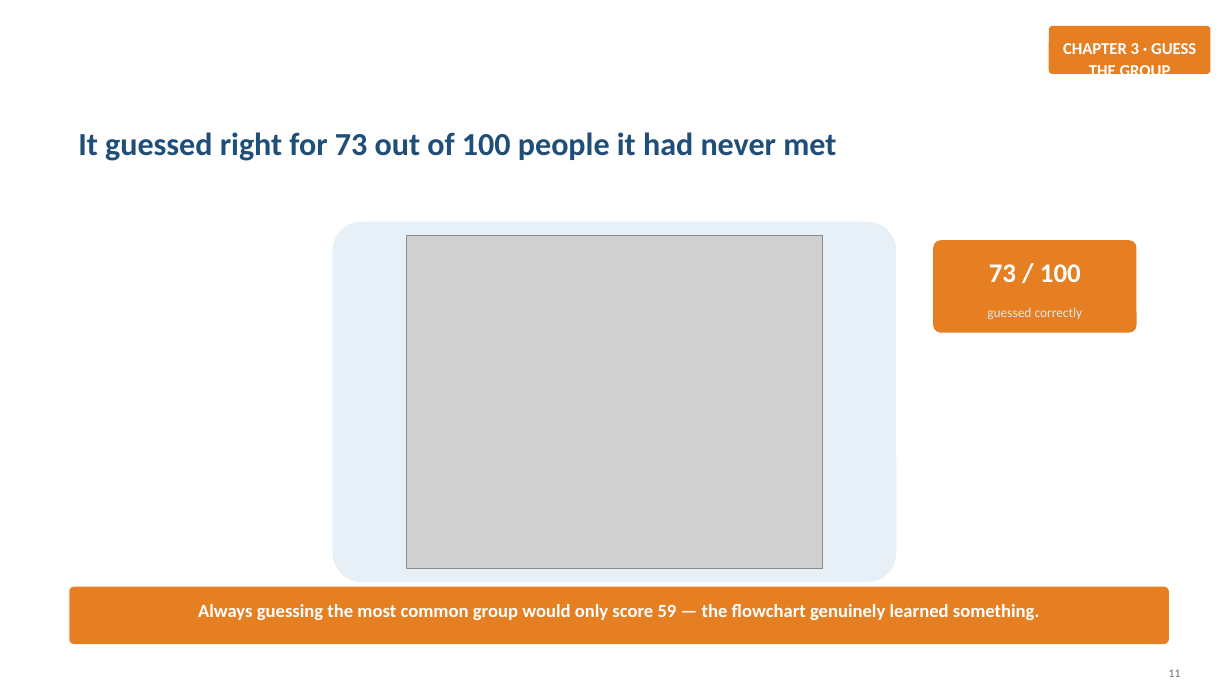
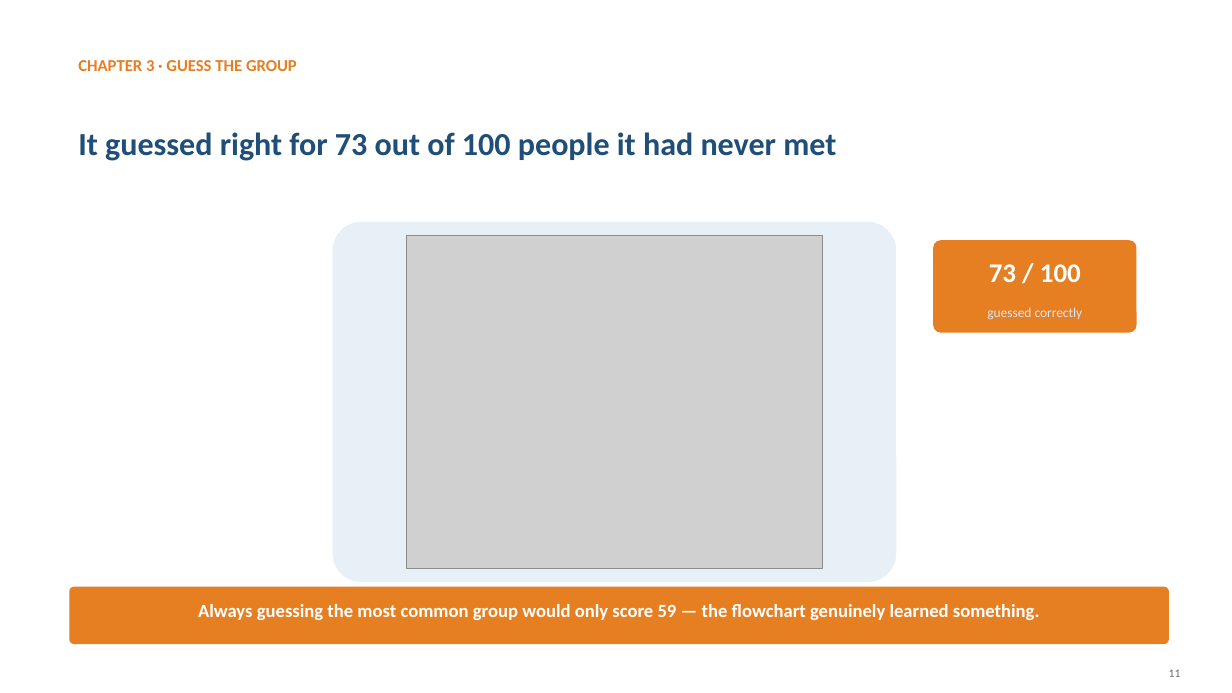
Before and after one commit to jaismine19/social-media-stress-analysis, a slide deck: slide 11 of presentation/Social_Media_Stress_Presentation.pptx. Drawn at 1232x693 pixels with LibreOffice and Linux fonts; fonts in the diff are those of the drawing; grey boxes stand for pictures. Boxes give left, top, right and bottom in pixels: in the first picture for what was removed or moved away, otherwise in the second. Text is boxed around its words. In the diff, an @@ line names an element or a change of style, - is before the commit and + after.

Commit message:
Replace boxed chapter tags with clean text labels at top-left

```diff
--- a/presentation/Social_Media_Stress_Presentation.pptx
+++ b/presentation/Social_Media_Stress_Presentation.pptx
@@ rounded rectangle removed at box(1049, 26, 1211, 74) @@
@@ text "CHAPTER 3 · GUESS THE ...": place and size @@
-text "CHAPTER 3 · GUESS THE ..." at box(1063, 43, 1196, 74)
+text "CHAPTER 3 · GUESS THE ..." at box(78, 60, 297, 71)
@@ text "CHAPTER 3 · GUESS THE ..." at box(78, 60, 297, 71): text colour #FFFFFF to #E67E22; alignment centre to left @@
```
Also in this commit, not shown: 12 other slides changed.
